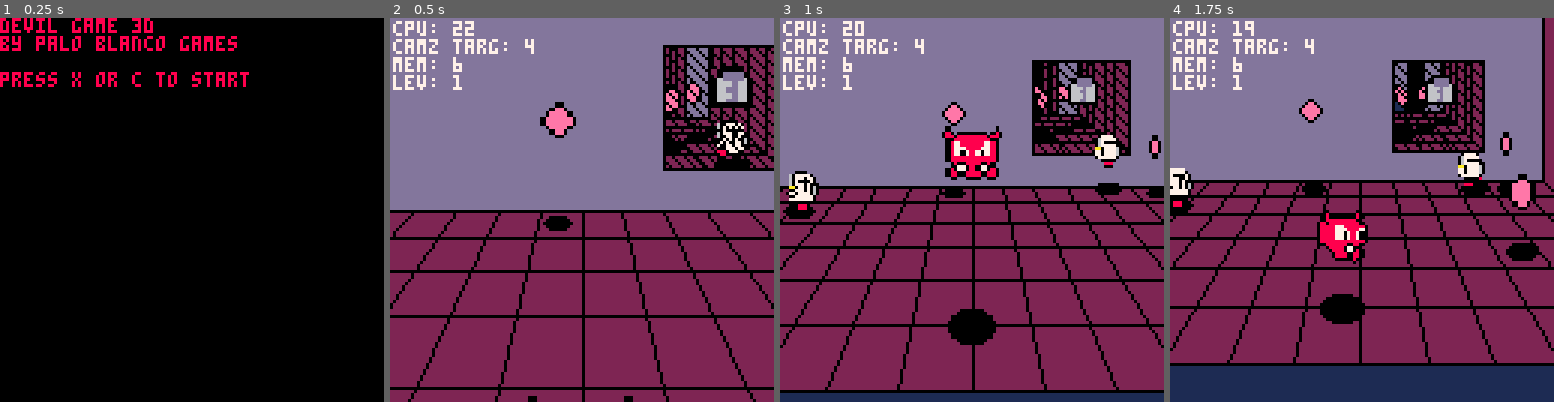
Above: before the commit, frames 1-4 (left to right).
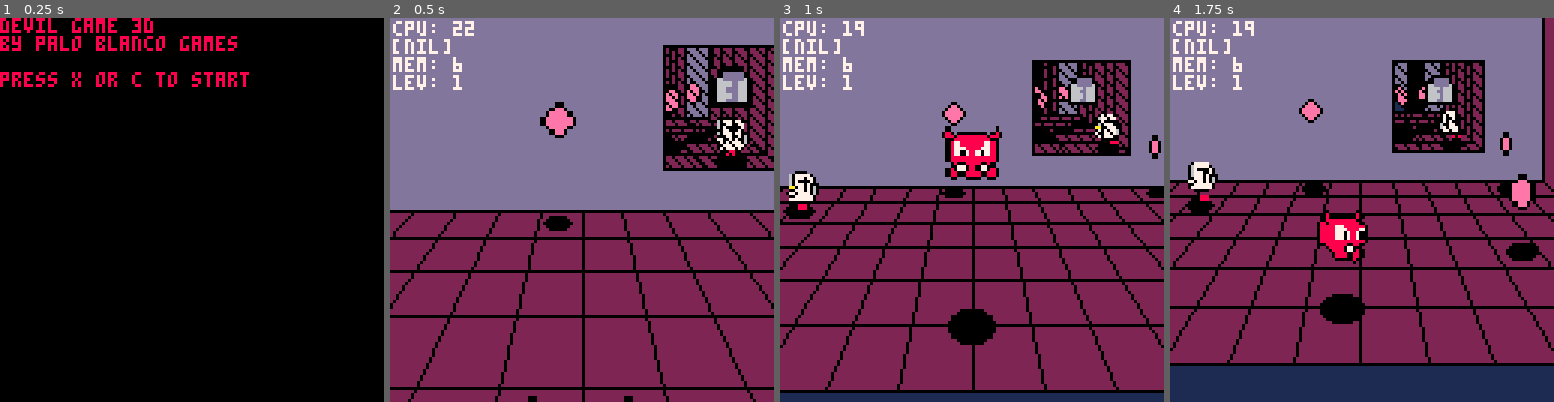
Above: after the commit, the same moments.

Repository: paloblanco/devilgame
Game: PICO-8 cartridge devilgame.p8
Two runs of this game, one before a commit and one after it. Both use one fixed random seed, a clock stepped at 60 frames per second and the inputs below.
Inputs:
- Up to frame 1 (0.25 s): no input
- Up to frame 2 (0.5 s): tap X (X key) at 0.33 s
- Up to frame 3 (1 s): tap O (Z key) at 0.7 s
- Up to frame 4 (1.75 s): tap X (X key) at 1.07 s; hold Right from 1.6 s (still down); tap O (Z key) at 1.7 s

Frame 1 is identical in both runs. In frame 2, 0.8% of the frame differs, in the area x 0-94%, y 5-40%; in frame 3, 1.3%; in frame 4, 2.5%, in the area x 0-83%, y 5-51%.

Commit message:
fixed wallbounce badguy behavior, added sentry

Diff:
--- a/devilgame.p8
+++ b/devilgame.p8
@@ -138,6 +138,13 @@
 	if (self.y < self.myzone.y0) self:assign_zone(self.myzone:get_near())
 end
 
+function actor:bounceoffwalls()
+	if (self.bumpwall == 0) self.dx = self.speed
+	if (self.bumpwall == 1) self.dx = -self.speed
+	if (self.bumpwall == 2) self.dy = -self.speed
+	if (self.bumpwall == 3) self.dy = self.speed
+end
+
 function actor:_move()
 	if abs(self.dx)+abs(self.dy)>0 then
 	 if (not self.spinning) self.angle =atan2(self.dx,-self.dy)
@@ -363,7 +370,7 @@
 function draw_hud()
 	color(7)
 	print("cpu: "..flr(100*stat(1)),1,1)
-	print("camz targ: "..mid_target,1,7)
+	print(player.bumpwall,1,7)
 	print("mem: "..flr(100*stat(2)),1,13)
 	print("lev: "..level_now,1,19)
 	color()
@@ -886,8 +893,7 @@
 		self.dx=0
 		self.dy=0
 	end
-	if (self.bumpwall == 0 or self.bumpwall == 1) self.dx *= -1
-	if (self.bumpwall == 2 or self.bumpwall == 3) self.dy *= -1
+	self:bounceoffwalls()
 	self.timer += -1
 	self:_move()
 end
@@ -911,6 +917,16 @@
 		freeze=20
 	end
 end
+
+sentrylr = badguy:new()
+sentrylr.dx = sentrylr.speed
+
+function sentrylr:update()
+	self:bounceoffwalls()
+	self:_move()
+end
+
+
 
 spinner = actor:new()
 spinner.zup=0.5
@@ -1184,7 +1200,7 @@
 			xx = 0.5+flr(z.dx*rnd()) + z.x0
 			yy = 0.5+flr(z.dy*rnd()) + z.y0
 			zz = z.z0
-			local b = badguy:new({x=xx,y=yy,z=zz})
+			local b = sentrylr:new({x=xx,y=yy,z=zz})
 			b:assign_zone(z)
 			z.baddies+=1
 	end
